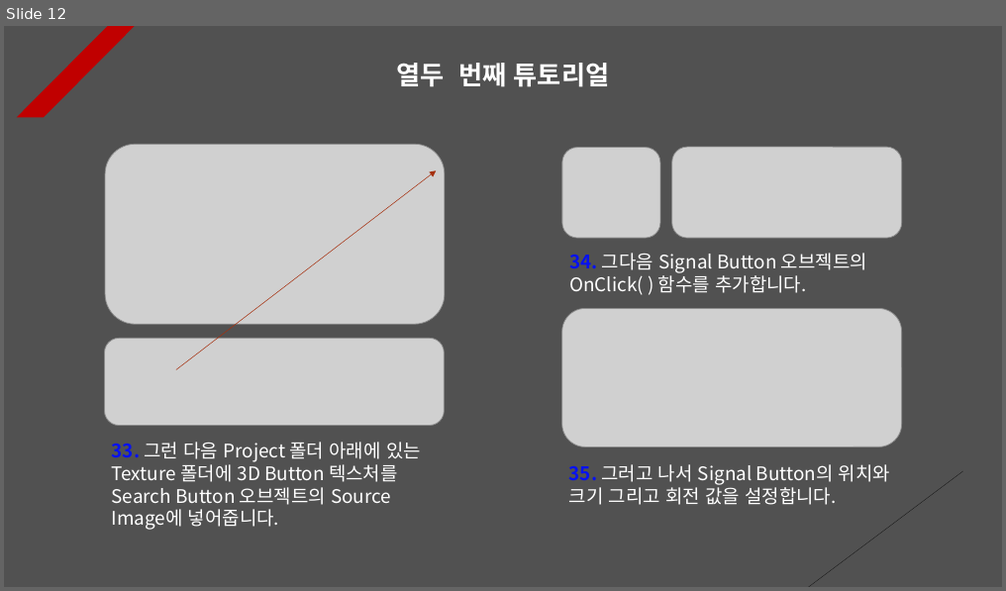
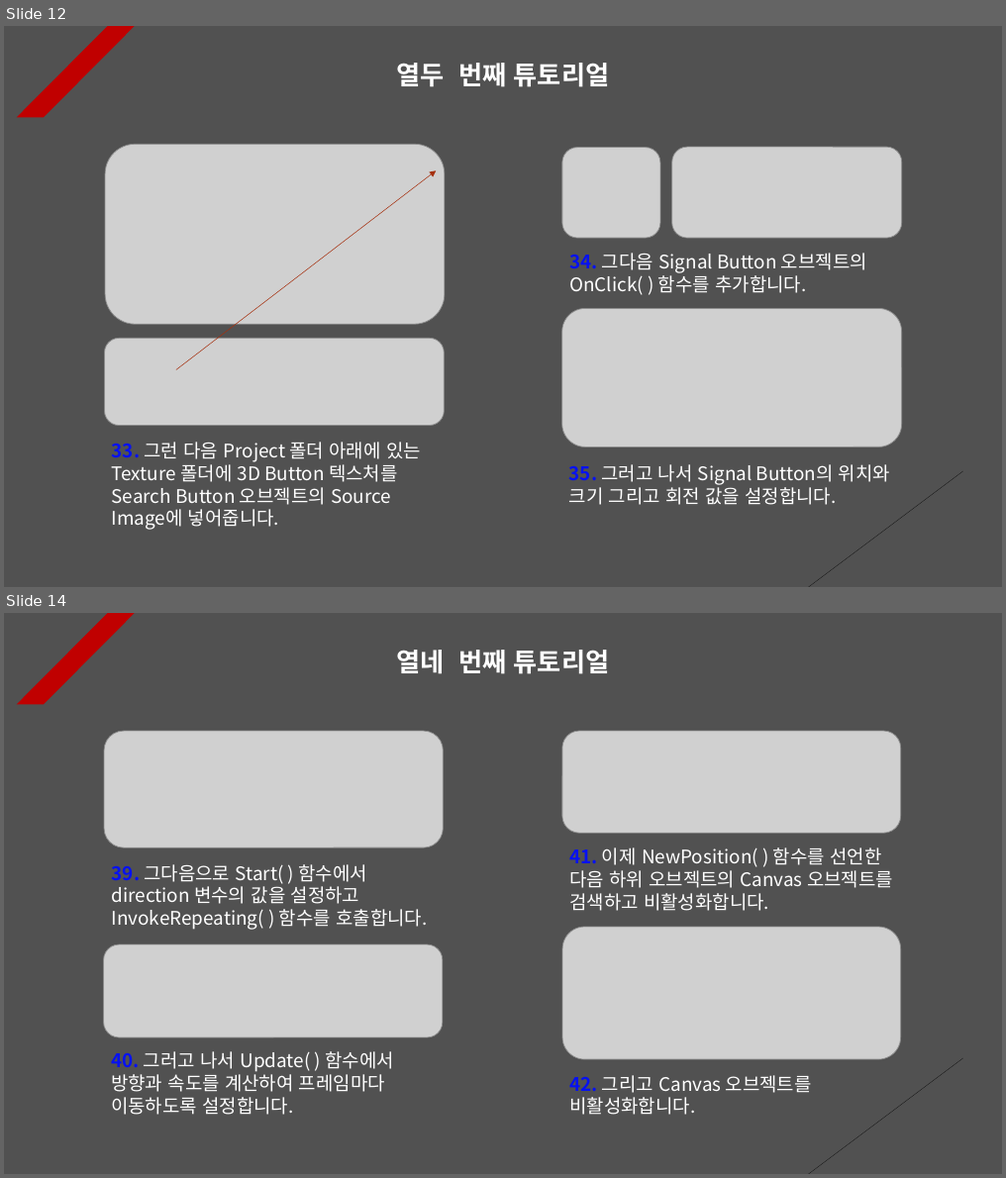
Before and after one commit to Unity2033/3D-UnityEngine, a slide deck: Assets/Sound/PPT Data/Sound Example.pptx. Shown one above the other, each under a label of ours: slide 12 before the commit, slides 12 and 14 after it; the slides between them are not shown. The pictures are 1006x591 and 1006x1178 pixels, drawn with LibreOffice and Linux fonts; fonts in the diff are those of the drawing; grey boxes stand for pictures. Boxes give left, top, right and bottom in pixels: in the first picture for what was removed or moved away, otherwise in the second. Text is boxed around its words. In the diff, an @@ line names an element or a change of style, - is before the commit and + after.

```diff
--- a/Assets/Sound/PPT Data/Sound Example.pptx
+++ b/Assets/Sound/PPT Data/Sound Example.pptx
@@ slide 14 added at (4,613,1002,1174), background #515151; not listed: 2 template elements that a slide beside it also shows @@
@@ text added at (396,650,609,674), 25 pt, text #FFFFFF, bold @@
+열네 번째 튜토리얼
@@ picture added at (104,731,444,848) @@
@@ picture added at (562,731,901,833) @@
@@ text added at (569,848,893,911), 18 pt, text #FFFFFF @@
+41. 이제 NewPosition( ) 함수를 선언한 다음 하위 오브젝트의 Canvas 오브젝트를 검색하고 비활성화합니다.
@@ text added at (112,864,427,930), 18 pt, text #FFFFFF @@
+39. 그다음으로 Start( ) 함수에서 direction 변수의 값을 설정하고 InvokeRepeating( ) 함수를 호출합니다.
@@ picture added at (562,927,901,1059) @@
@@ picture added at (104,945,443,1038) @@
@@ text added at (111,1052,394,1115), 18 pt, text #FFFFFF @@
+40. 그러고 나서 Update( ) 함수에서 방향과 속도를 계산하여 프레임마다 이동하도록 설정합니다.
@@ text added at (569,1075,812,1115), 18 pt, text #FFFFFF @@
+42. 그리고 Canvas 오브젝트를 비활성화합니다.
```
Also in this commit, not shown: 2 slides changed, 4 other slides added, 11 other files.
